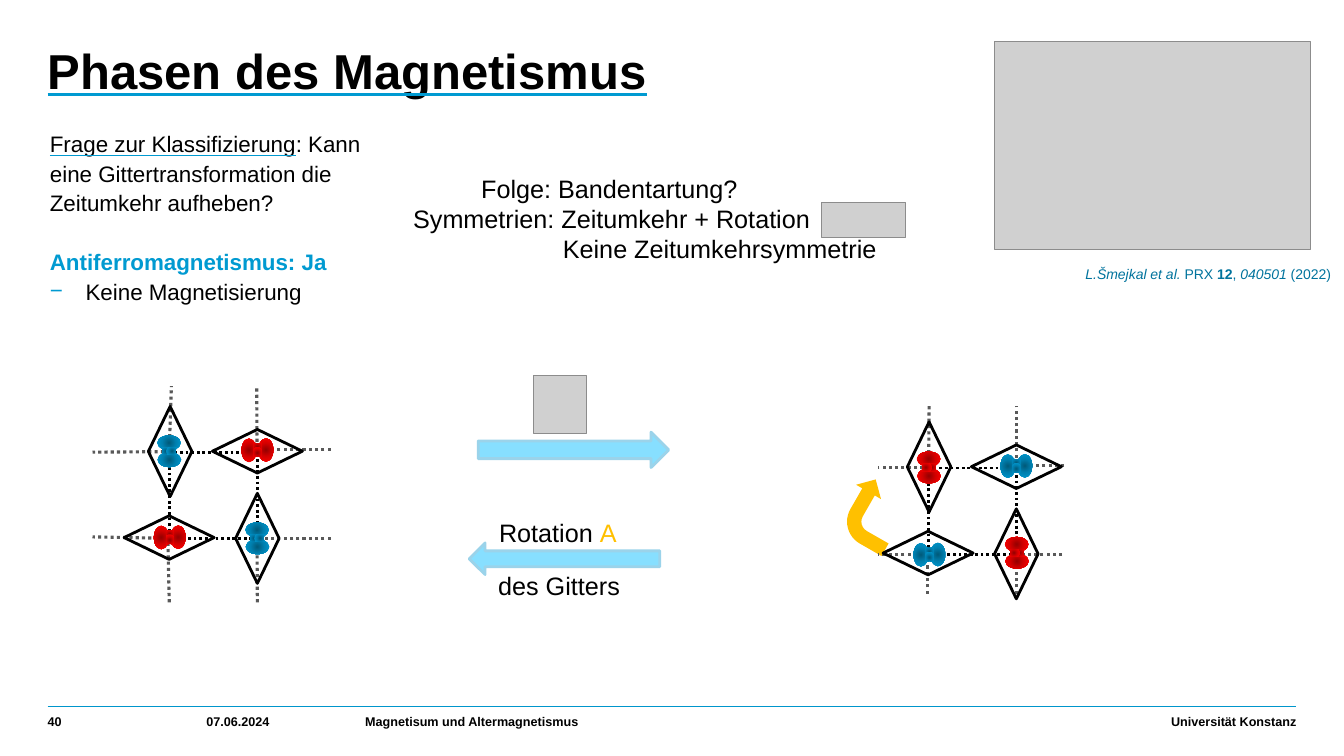
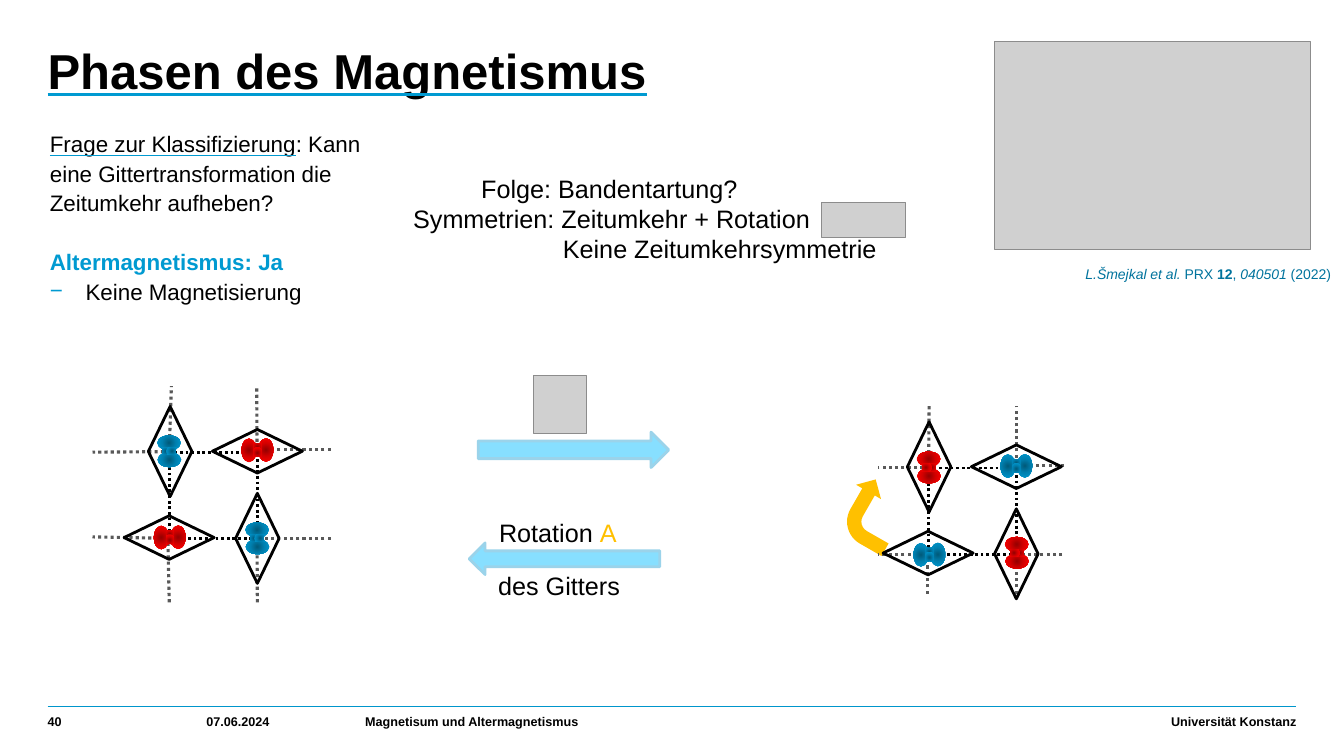
Before and after one commit to HolykingJulex/EstimateSeminar, a slide deck: slide 40 of Vortrag.pptx. Drawn at 1344x756 pixels with LibreOffice and Linux fonts; fonts in the diff are those of the drawing; grey boxes stand for pictures. Boxes give left, top, right and bottom in pixels: in the first picture for what was removed or moved away, otherwise in the second. Text is boxed around its words. In the diff, an @@ line names an element or a change of style, - is before the commit and + after.

```diff
--- a/Vortrag.pptx
+++ b/Vortrag.pptx
@@ text at <box>50,253,283,275</box>: text changed @@
-Antiferromagnetismus: Ja
+Altermagnetismus: Ja
```
Also in this commit, not shown: 21 other slides changed, 1 other file.
